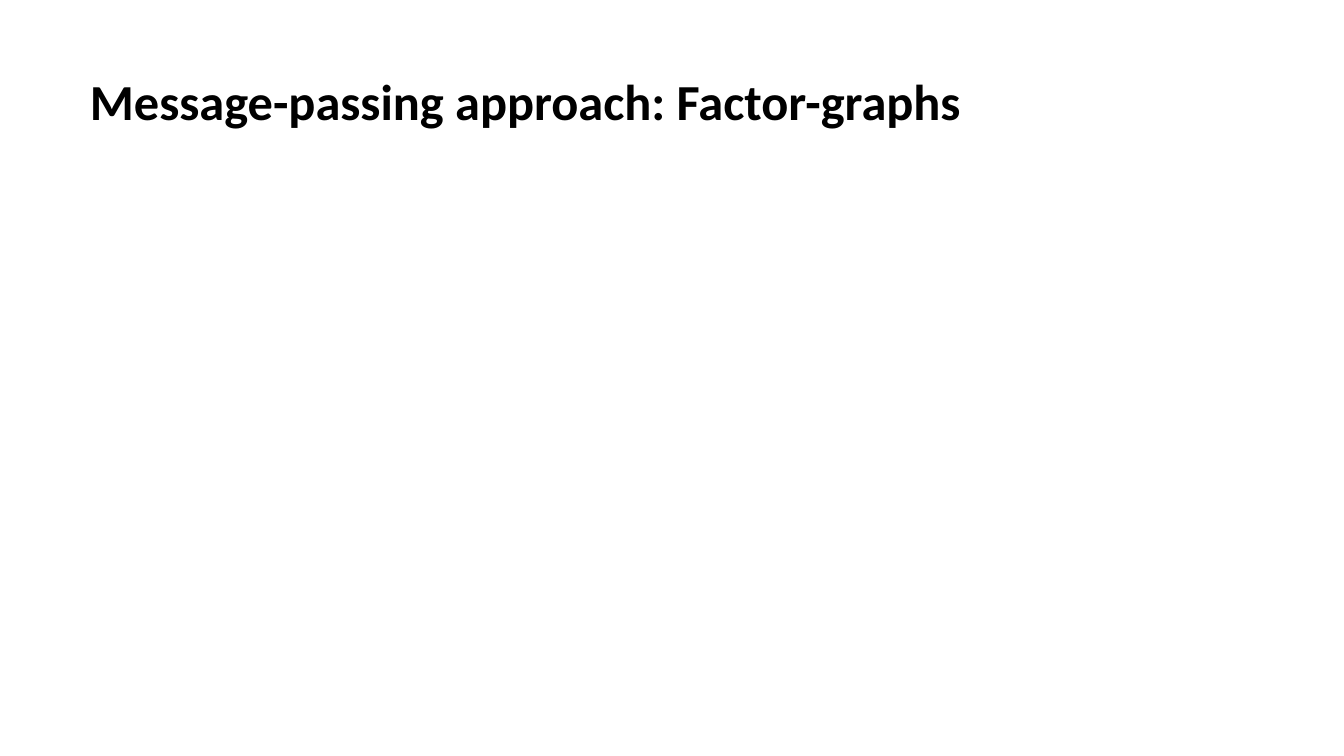
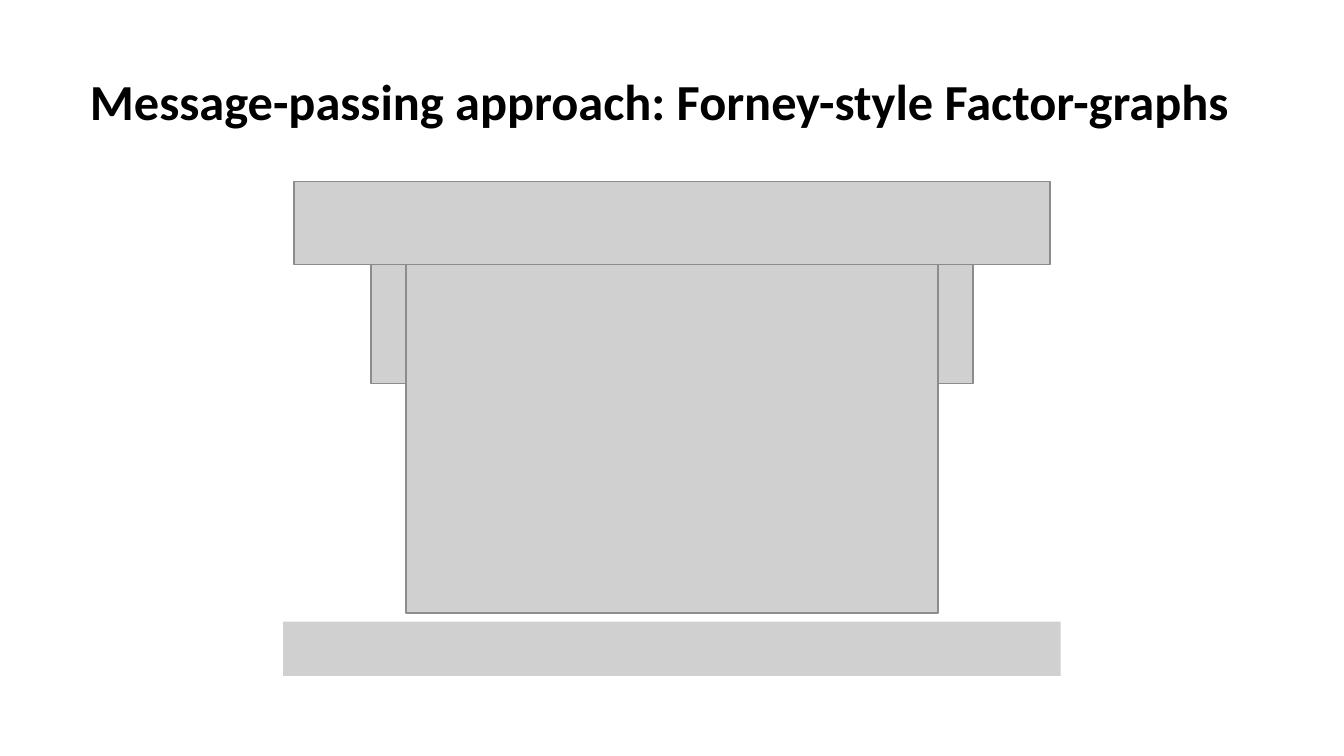
Before and after one commit to biaslab/ProbNum2026-Tutorial, a slide deck: slide 26 of slides/BIASlab-ProbNum2026.pptx (slide 21 before the commit). Drawn at 1344x756 pixels with LibreOffice and Linux fonts; fonts in the diff are those of the drawing; grey boxes stand for pictures; background and template pictures are left out. Boxes give left, top, right and bottom in pixels: in the first picture for what was removed or moved away, otherwise in the second. Text is boxed around its words. In the diff, an @@ line names an element or a change of style, - is before the commit and + after.

```diff
--- a/slides/BIASlab-ProbNum2026.pptx
+++ b/slides/BIASlab-ProbNum2026.pptx
@@ title at (90, 84, 1229, 129): text changed @@
-Message-passing approach: Factor-graphs
+Message-passing approach: Forney-style Factor-graphs
@@ picture added at (294, 181, 1050, 263) @@
@@ picture added at (469, 181, 875, 263) @@
@@ picture added at (371, 265, 973, 384) @@
@@ picture added at (406, 265, 938, 613) @@
@@ picture added at (284, 622, 1062, 676) @@
```
Also in this commit, not shown: 14 other slides changed, 22 slides added, 9 slides removed, 19 other files.
